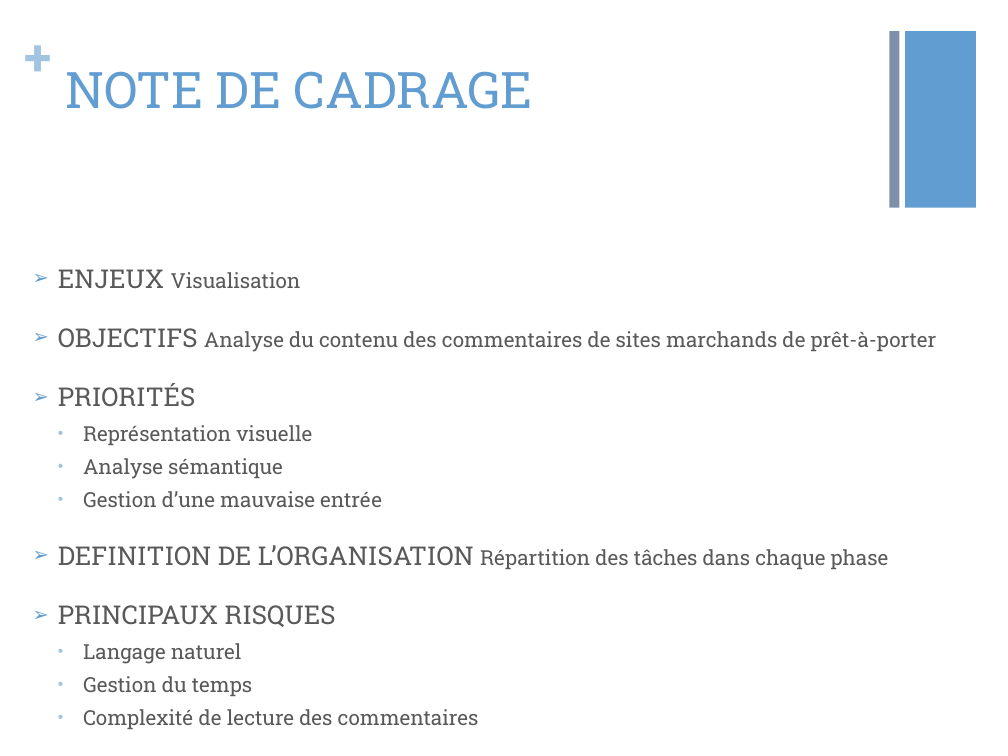
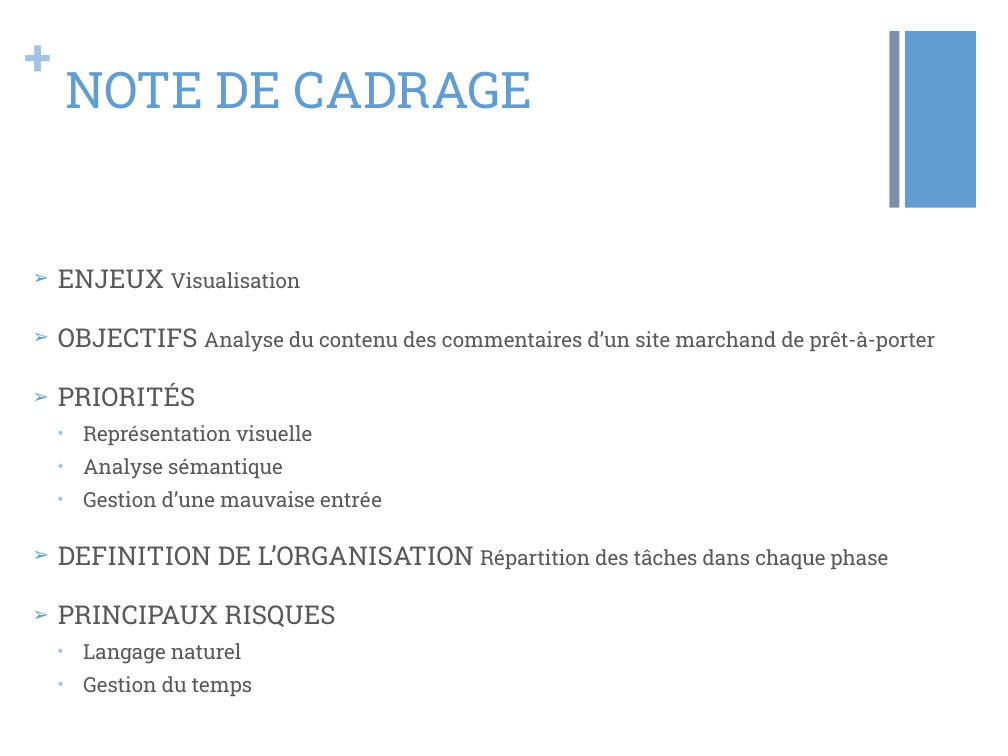
Before and after one commit to vibiscus/python, a slide deck: slide 3 of Presentation 29 avril V2.pptx. Drawn at 1008x756 pixels with LibreOffice and Linux fonts; fonts in the diff are those of the drawing. Boxes give left, top, right and bottom in pixels: in the first picture for what was removed or moved away, otherwise in the second. Text is boxed around its words. In the diff, an @@ line names an element or a change of style, - is before the commit and + after.

```diff
--- a/Presentation 29 avril V2.pptx
+++ b/Presentation 29 avril V2.pptx
@@ text at [58,328,936,352]: text changed @@
-➢ OBJECTIFS Analyse du contenu des commentaires de sites marchands de prêt-à-porter
+➢ OBJECTIFS Analyse du contenu des commentaires d’un site marchand de prêt-à-porter
@@ text at [83,709,479,729]: paragraph removed @@
-  • Complexité de lecture des commentaires
```
Also in this commit, not shown: 2 other slides changed.
